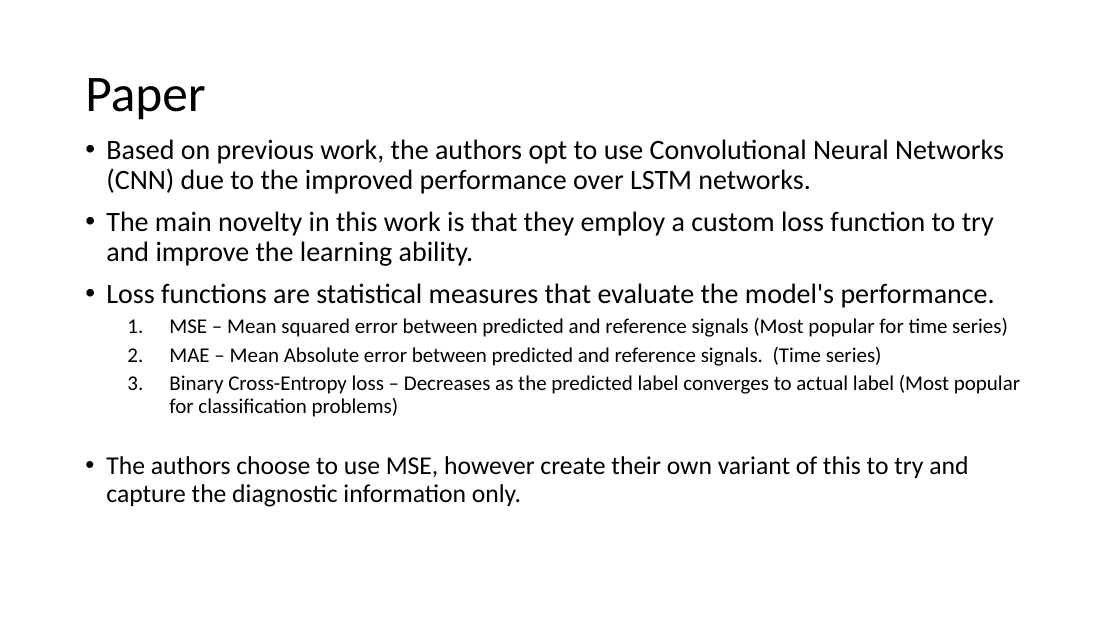
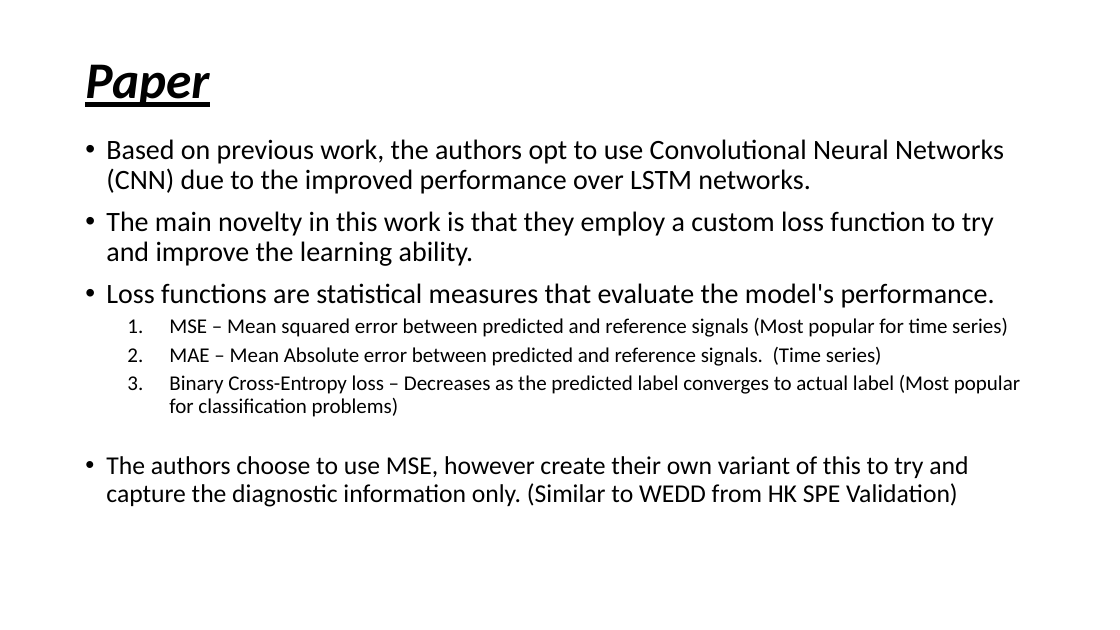
Before and after one commit to ben120-web/MSc-Project, a slide deck: slide 7 of Electrode Motion Denoising/reports/DeepLearningElectrodeMotionRemoval.pptx. Drawn at 1120x630 pixels with LibreOffice and Linux fonts; fonts in the diff are those of the drawing. Boxes give left, top, right and bottom in pixels: in the first picture for what was removed or moved away, otherwise in the second. Text is boxed around its words. In the diff, an @@ line names an element or a change of style, - is before the commit and + after.

```diff
--- a/Electrode Motion Denoising/reports/DeepLearningElectrodeMotionRemoval.pptx
+++ b/Electrode Motion Denoising/reports/DeepLearningElectrodeMotionRemoval.pptx
@@ title "Paper" at [85,64,209,107]: bold on, italic on, underline on @@
@@ text at [106,456,968,507]: text changed @@
-• The authors choose to use MSE, however create their own variant of this to try and capture the diagnostic information only.
+• The authors choose to use MSE, however create their own variant of this to try and capture the diagnostic information only. (Similar to WEDD from HK SPE Validation)
```
Also in this commit, not shown: 7 other slides changed.
